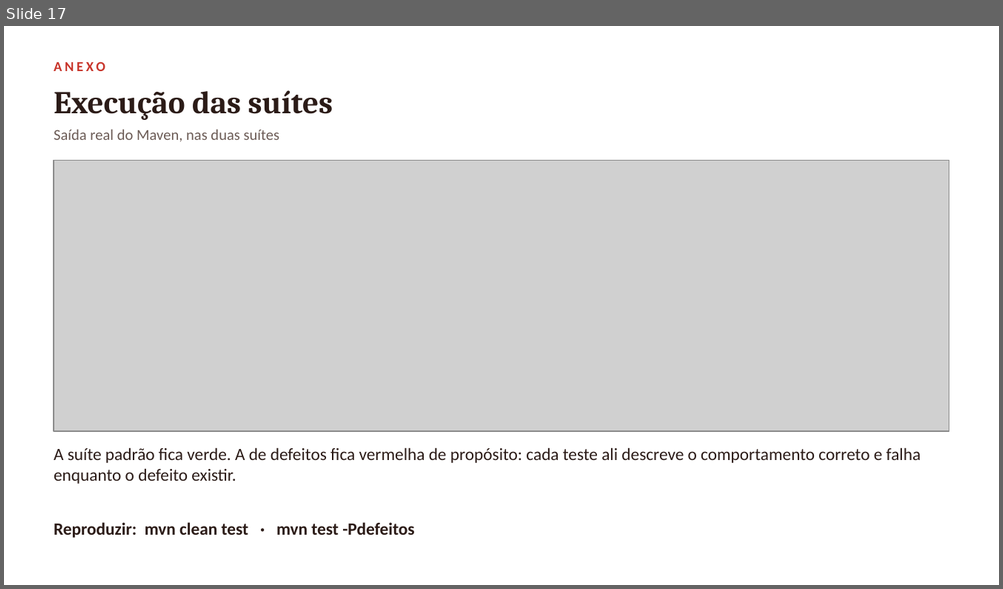
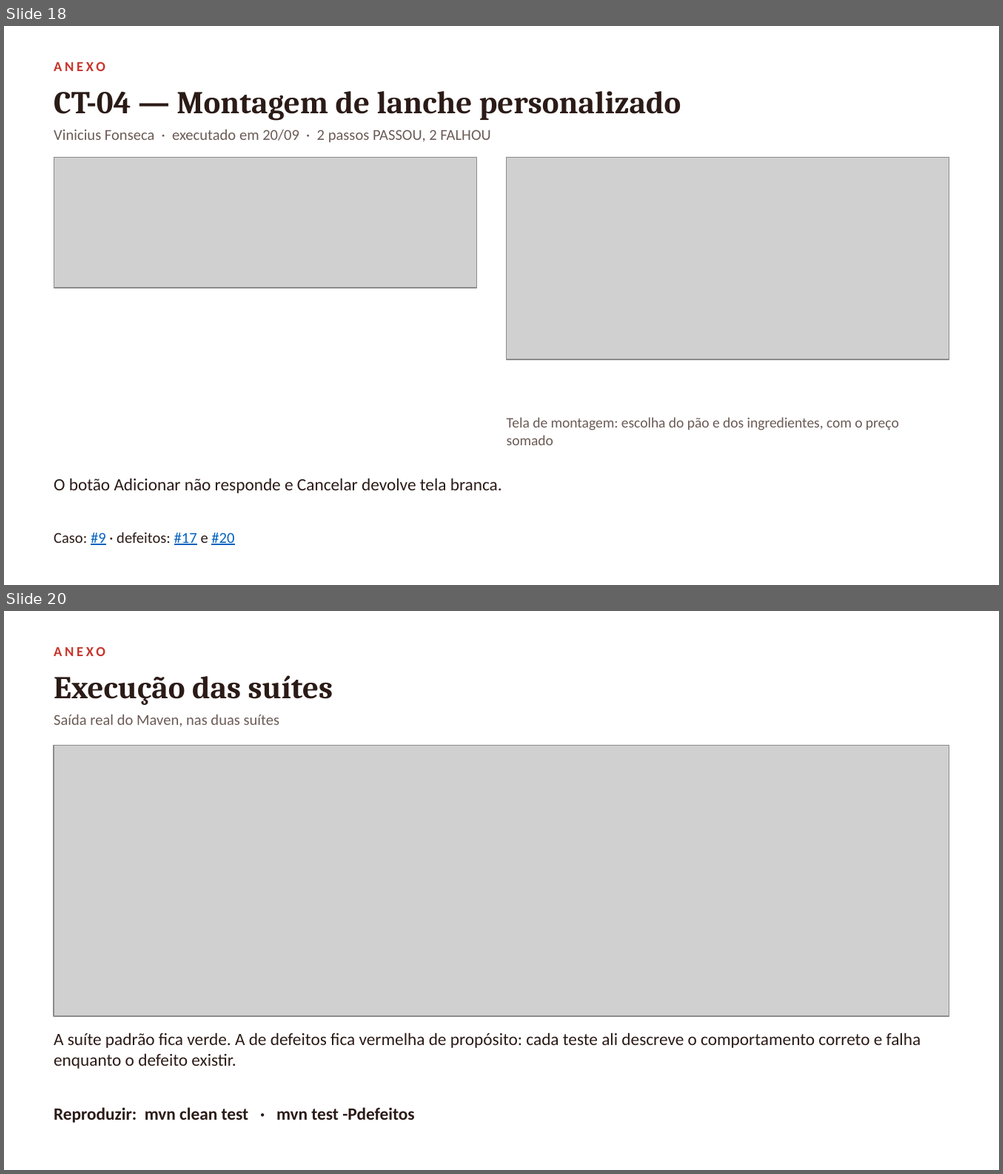
Before and after one commit to vini-pinheiro/trabalho-qualidade-e-teste-de-software, a slide deck: docs/entrega-1/apresentacao/apresentacao-entrega-1.pptx. Shown one above the other, each under a label of ours: slide 17 before the commit, slides 18 and 20 after it; the slides between them are not shown. The pictures are 1003x589 and 1003x1174 pixels, drawn with LibreOffice and Linux fonts; fonts in the diff are those of the drawing; grey boxes stand for pictures. Boxes give left, top, right and bottom in pixels: in the first picture for what was removed or moved away, otherwise in the second. Text is boxed around its words. In the diff, an @@ line names an element or a change of style, - is before the commit and + after.

Commit message:
docs: anexos com um slide por integrante e links clicáveis
- link do repositório visível na abertura, no encerramento e nos anexos
- toda referência #NN vira link para a issue correspondente (56 links no deck)
- um anexo por integrante: cabeçalho do documento do caso e tela do sistema
- telas extraídas dos prints anexados aos próprios casos de teste

```diff
--- a/docs/entrega-1/apresentacao/apresentacao-entrega-1.pptx
+++ b/docs/entrega-1/apresentacao/apresentacao-entrega-1.pptx
@@ slide 18 added at (4,26,999,585), background #FFFFFF @@
@@ text added at (54,62,105,71), 10 pt, text #C8352B, bold @@
+ANEXO
@@ text added at (54,91,681,121), 23 pt, text #2B1B17, bold @@
+CT-04 — Montagem de lanche personalizado
@@ text added at (54,130,490,143), 11 pt, text #6B5B55 @@
+Vinicius Fonseca · executado em 20/09 · 2 passos PASSOU, 2 FALHOU
@@ picture added at (54,157,476,287) @@
@@ picture added at (506,157,949,359) @@
@@ text added at (506,417,899,446), 10.5 pt, text #6B5B55 @@
+Tela de montagem: escolha do pão e dos ingredientes, com o preço somado
@@ text added at (54,478,502,494), 12.5 pt, text #2B1B17 @@
+O botão Adicionar não responde e Cancelar devolve tela branca.
@@ text added at (54,532,234,545), 11 pt, text #2B1B17 @@
+Caso: #9 · defeitos: #17 e #20
@@ what was slide 17 is now slide 20 @@
```
Also in this commit, not shown: 14 slides changed, 4 other slides added, 2 slides removed, 11 other files.
